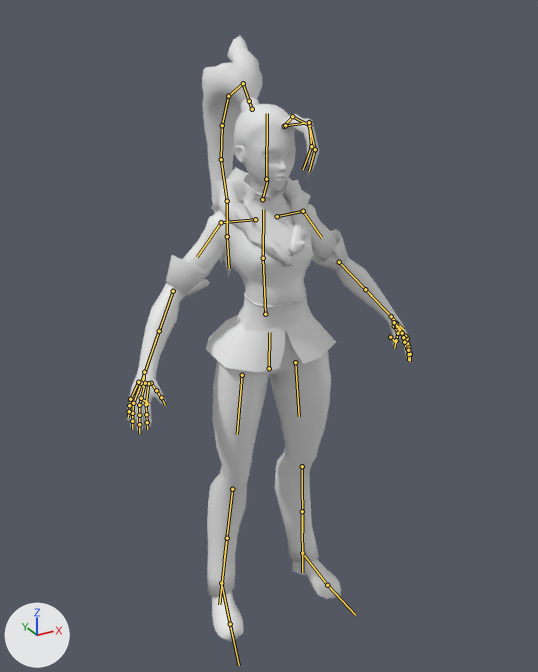
The FBX model Assets/ART/Animation/Hyppolite/Base/Hyppo_APose.fbx, before and after one commit.
The view is the same before and after, from a 50 mm camera at (-1.29, -2.33, 2.46) aimed at (0.06, 0.12, 1.23). Lighting does not change. The marker at lower left points along +X, +Y and +Z. Both versions are drawn at frame 1 of the action 'Hyppo_APose'; the numbers are the values there. The bones that bend it are drawn over the model as lines.

Names of what the first picture shows: 'Hippo'.
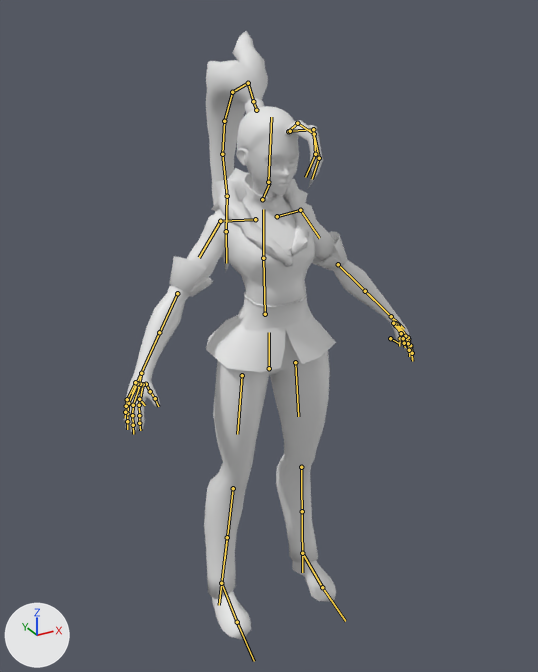
What differs and where, as boxes (x1, y1, x2, y2) in the pictures (538 x 672 px):
'Hippo', posed: before (127, 35, 412, 642); after (123, 31, 415, 639)
bone 'neck.x', root to tip: before (262, 199) to (267, 180); after (262, 199) to (269, 183)
bone 'head.x', root to tip: before (266, 179) to (267, 113); after (268, 182) to (271, 117)
bone 'shoulder.r', root to tip: before (255, 219) to (221, 222); after (255, 219) to (220, 221)
bone 'arm_stretch.r', root to tip: before (221, 222) to (197, 257); after (220, 221) to (199, 257)
bone 'forearm_stretch.r', root to tip: before (173, 291) to (152, 351); after (177, 293) to (150, 352)
bone 'shoulder.l', root to tip: before (277, 216) to (303, 211); after (277, 216) to (300, 210)
bone 'arm_stretch.l', root to tip: before (303, 211) to (321, 237); after (300, 210) to (319, 238)
bone 'forearm_stretch.l', root to tip: before (339, 262) to (378, 303); after (338, 264) to (378, 303)
bone 'thigh_stretch.l', root to tip: before (295, 362) to (299, 416); after (295, 362) to (298, 416)

What the commit changed:
Bone 'spine_01.x' (bone_spine_01_x) turns from (-1, 0, 0) to (0, 0, 0) degrees about its own x, y and z.
Bone 'spine_02.x' (bone_spine_02_x) turns from (2, 0, 0) to (0, 0, 0) degrees about its own x, y and z.
Bone 'neck.x' (bone_neck_x) turns from (-11, 0, 0) to (0, 0, 0) degrees about its own x, y and z.
Bone 'head.x' (bone_head_x) turns from (11, 0, 0) to (4, 0, 0) degrees about its own x, y and z.
Bone 'shoulder.r' (bone_shoulder_r) turns from (-1, -4, 7) to (0, 0, 0) degrees about its own x, y and z.
Bone 'arm_stretch.r' (bone_arm_stretch_r) turns from (4, -4, -7) to (0, 0, 0) degrees about its own x, y and z.
Bone 'forearm_stretch.r' (bone_forearm_stretch_r) turns from (0, 0, 11) to (0, 0, 0) degrees about its own x, y and z.
Bone 'shoulder.l' (bone_shoulder_l) turns from (-1, 4, -7) to (0, 0, 0) degrees about its own x, y and z.
Bone 'arm_stretch.l' (bone_arm_stretch_l) turns from (5, 4, 4) to (0, 0, 0) degrees about its own x, y and z.
Bone 'forearm_stretch.l' (bone_forearm_stretch_l) turns from (0, 0, -6) to (0, 0, 0) degrees about its own x, y and z.
Bone 'thigh_stretch.l' (bone_thigh_stretch_l) turns from (0, -10, 0) to (0, 0, 0) degrees about its own x, y and z.
Bone 'thigh_stretch.r' (bone_thigh_stretch_r) turns from (0, 10, 1) to (0, 0, 0) degrees about its own x, y and z.
